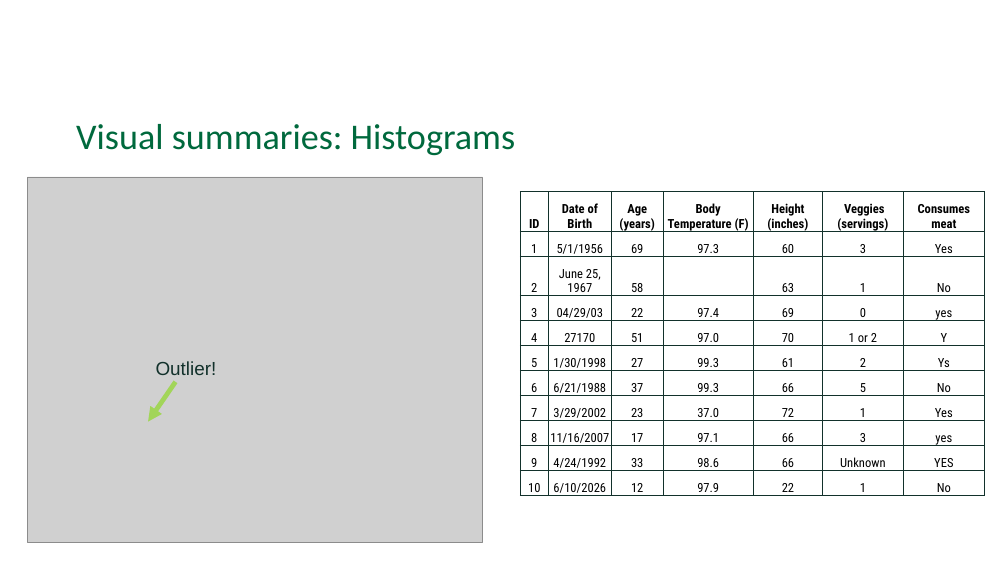
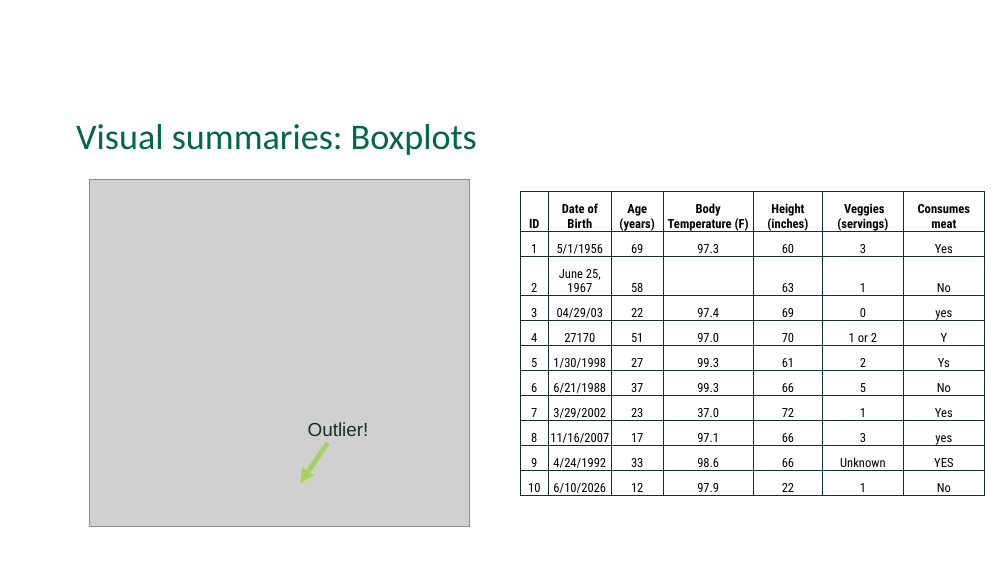
Before and after one commit to Dartmouth-Libraries/r_research-fundamentals_ws, a slide deck: slide 31 of slides/02a_Exploratory-Data-Analysis_EDA.pptx. Drawn at 1008x567 pixels with LibreOffice and Linux fonts; fonts in the diff are those of the drawing; grey boxes stand for pictures; background and template pictures are left out. Boxes give left, top, right and bottom in pixels: in the first picture for what was removed or moved away, otherwise in the second. Text is boxed around its words. In the diff, an @@ line names an element or a change of style, - is before the commit and + after.

```diff
--- a/slides/02a_Exploratory-Data-Analysis_EDA.pptx
+++ b/slides/02a_Exploratory-Data-Analysis_EDA.pptx
@@ text at bbox=[76, 124, 477, 155]: text changed @@
-Visual summaries: Histograms
+Visual summaries: Boxplots
@@ picture: place and size @@
-picture at bbox=[27, 177, 482, 542]
+picture at bbox=[89, 179, 470, 526]
@@ text "Outlier!": place and size @@
-text "Outlier!" at bbox=[156, 361, 217, 375]
+text "Outlier!" at bbox=[308, 422, 369, 436]
@@ arrow moved from (175, 382) - (148, 422) to (327, 443) - (300, 483) @@
```
Also in this commit, not shown: 7 other slides changed, 5 slides added.
